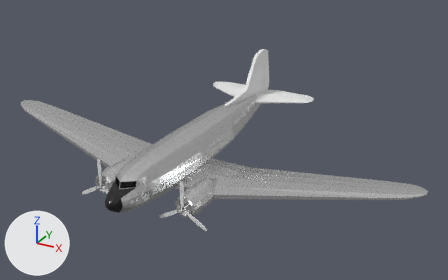
A saved change to the Blender file dc3.blend.
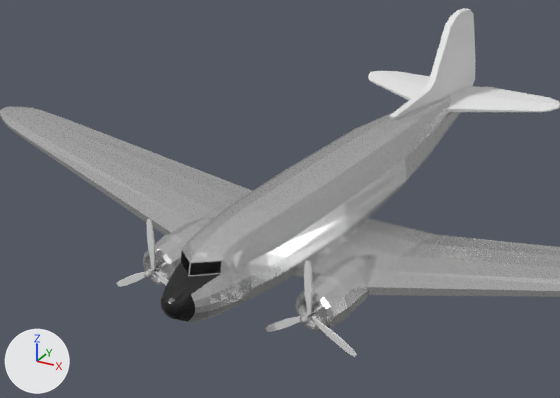
There are two pictures of each version: one whole from a 50 mm camera at (21.7, -31.9, 18.7) aimed at (1.4, 5.1, 0.2), one close up on the part from 5% to 70% of the width and 16% to 90% of the height. The axes (+X, +Y, +Z) are drawn at lower left. The lights are the same throughout.

The scene before the commit, as lines of its bpy script (objects in view):
```python
ob_cube = bpy.data.objects.new('Cube', me_cube_004)
ob_cube.location = (3.21, -3.54, -0.86)
ob_cube.scale = (0.182, 0.481, 1.0)
ob_cube_001 = bpy.data.objects.new('Cube.001', me_cube_004)
ob_cube_001.location = (3.21, -3.54, -0.86)
ob_cube_001.rotation_euler = (0.0, -2.101, 0.0)  # degrees (0, -120, 0)
ob_cube_001.scale = (0.182, 0.481, 1.0)
ob_cube_002 = bpy.data.objects.new('Cube.002', me_cube_004)
ob_cube_002.location = (3.21, -3.54, -0.86)
ob_cube_002.rotation_euler = (0.0, -4.191, 0.0)  # degrees (0, -240, 0)
ob_cube_002.scale = (0.182, 0.481, 1.0)
ob_cylinder = bpy.data.objects.new('Cylinder', me_cylinder_003)
ob_cylinder.location = (0.0, 0.0, 0.0)
ob_cylinder.rotation_euler = (1.571, 0.0, 0.0)  # degrees (90, 0, 0)
ob_elevator = bpy.data.objects.new('Elevator', me_cube_002)
ob_elevator.location = (0.0, 12.88, 0.0)
ob_fuselage = bpy.data.objects.new('Fuselage', me_cylinder_001)
ob_fuselage.location = (0.0, -5.84, 0.0)
ob_wings = bpy.data.objects.new('Wings', me_cube)
ob_wings.location = (0.0, 0.0, 0.0)
# also in view: 'Tail' at (0.0, 11.8, 2.6)
```
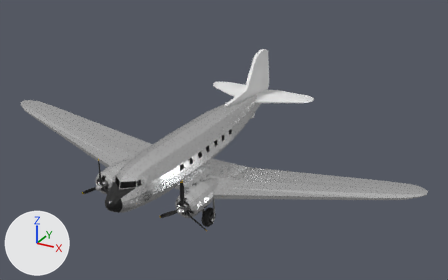
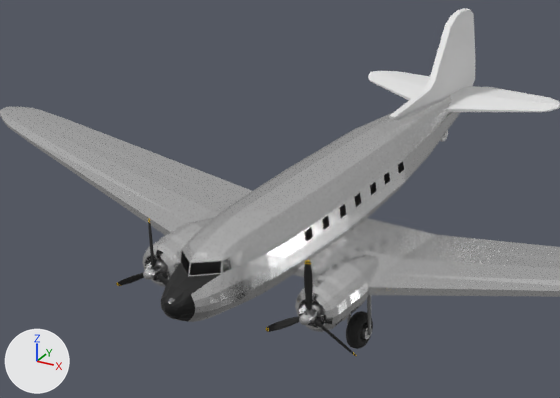
Commit message: Continue modeling

Edits to the bpy script that builds the scene:
```text
Change me_cylinder_001:
    remove me_cylinder_001.from_pydata(...)  # 196 vertices, 170 faces; spans x 0.0..1.5, y -0.9..21.0, z -1.5..1.8
    add me_cylinder_001.from_pydata(...)  # 392 vertices, 354 faces; spans x 0.0..1.5, y -0.9..21.0, z -1.5..1.8
    me_cylinder_001 part 1: 18 vertices moved from x 0.0..1.5, y 7.5..12.3, z -1.5..1.8 to x 0.0..1.5, y 4.9..12.2, z -1.4..1.8; 4 vertices removed from x 1.4..1.5, y 7.5..12.3, z 0.2..0.7; 192 vertices added at x 0.0..1.5, y 4.9..12.2, z -1.5..1.8
    me_cylinder_001 part 2: 13 vertices moved from x 0.0..1.1, y 1.2..1.5, z -1.1..1.6 to x 0.0..1.2, y 1.1..1.6, z -1.1..1.6; 8 vertices added at x 0.8..0.9, y 0.9..1.3, z 0.7..1.1
Change me_cube:
    where me_cube.from_pydata(...)  # 90 vertices, 84 faces; spans x 0.0..16.6, y -1.2..3.8, z -1.4..0.8
    me_cube part 3: all 12 vertices in x 0.0..4.1, y -0.2..2.5, z -0.7..-0.5 are moved by (0.0, 0.0, -0.1)
Change me_cube_004:
    used by ob_cube; location = (3.21, -3.54, -0.86); scale = (0.182, 0.481, 1.0)
    remove me_cube_004.from_pydata(...)  # 24 vertices, 17 faces; spans x 0.0..0.74, y -0.07..0.07, z 0.0..2.0
    add me_cube_004.from_pydata(...)  # 48 vertices, 39 faces; spans x 0.0..0.74, y -0.14..0.14, z 0.18..2.03
    me_cube_004 part 4: 24 vertices removed from x 0.0..0.74, y -0.07..0.07, z 0.0..2.0; 48 vertices added at x 0.0..0.74, y -0.14..0.14, z 0.18..2.03
    add me_cube_004.materials.append(mat_matte_black)  # black #1d1d1d
    add me_cube_004.materials.append(mat_yellow)  # yellow #e7ba11
Change ob_cylinder:
    add ob_cylinder.hide_set(True)
Change ob_cube:
    ob_cube.rotation_euler: (0.0, 0.0, 0.0) -> (0.0, 0.0, 0.524)  # degrees (0, 0, 0) -> degrees (0, 0, 30)
Change ob_cube_001:
    ob_cube_001.rotation_euler: (0.0, -2.101, 0.0) -> (0.706, -2.298, -0.851)  # degrees (0, -120, 0) -> degrees (40, -132, -49)
Change ob_cube_002:
    ob_cube_002.rotation_euler: (0.0, -4.191, 0.0) -> (-0.716, -3.991, -0.859)  # degrees (0, -240, 0) -> degrees (-41, -229, -49)
Add ob_torus_002:
    ob_torus_002 = bpy.data.objects.new('Torus.002', me_torus_002)  # a torus around z (ring radius 0.245, tube radius 0.105) spanning x -0.35..0.35, y -0.35..0.35, z -0.105..0.105
    ob_torus_002.location = (0.0, 12.71, -0.67)
    ob_torus_002.rotation_euler = (0.0, 1.571, 0.0)  # degrees (0, 90, 0)
Add ob_cylinder_003:
    ob_cylinder_003 = bpy.data.objects.new('Cylinder.003', me_cylinder_012)  # 32 vertices, 18 faces; spans x -0.48..-0.34, y -0.07..0.07, z -0.02..1.77; in mat_grey_metal (grey #999999); modifiers MIRROR, MIRROR
    ob_cylinder_003.location = (3.23, -0.38, -3.03)
Add ob_torus_001:
    ob_torus_001 = bpy.data.objects.new('Torus.001', me_torus_001)  # 432 vertices, 434 faces; spans x -0.67..0.67, y -0.67..0.67, z -0.269..0.298; in mat_matte_black (black #1d1d1d), mat_grey_metal (grey #999999); modifiers MIRROR
    ob_torus_001.location = (3.23, -0.38, -3.03)
    ob_torus_001.rotation_euler = (0.0, 1.571, 0.0)  # degrees (0, 90, 0)
    ob_torus_001.scale = (1.0, 1.0, 1.21)
Add ob_engine_b_006:
    ob_engine_b_006 = bpy.data.objects.new('Engine B.006', me_cylinder_008)  # 32 vertices, 18 faces; spans x -0.05..0.05, y 0.318..0.738, z -0.013..0.013; in mat_chrome (white #e7e7e7); modifiers MIRROR
    ob_engine_b_006.location = (3.21, -2.98, -0.85)
    ob_engine_b_006.rotation_euler = (1.571, 3.534, 0.0)  # degrees (90, 202, 0)
    ob_engine_b_006.scale = (0.816, 0.816, 0.816)
Add ob_engine_b_005:
    ob_engine_b_005 = bpy.data.objects.new('Engine B.005', me_cylinder_008)  # 32 vertices, 18 faces; spans x -0.05..0.05, y 0.318..0.738, z -0.013..0.013; in mat_chrome (white #e7e7e7); modifiers MIRROR
    ob_engine_b_005.location = (3.21, -2.98, -0.85)
    ob_engine_b_005.rotation_euler = (1.571, 2.749, 0.0)  # degrees (90, 158, 0)
    ob_engine_b_005.scale = (0.816, 0.816, 0.816)
Add ob_engine_b_003:
    ob_engine_b_003 = bpy.data.objects.new('Engine B.003', me_cylinder_008)  # 32 vertices, 18 faces; spans x -0.05..0.05, y 0.318..0.738, z -0.013..0.013; in mat_chrome (white #e7e7e7); modifiers MIRROR
    ob_engine_b_003.location = (3.21, -2.98, -0.85)
    ob_engine_b_003.rotation_euler = (1.571, 1.178, 0.0)  # degrees (90, 67, 0)
    ob_engine_b_003.scale = (0.816, 0.816, 0.816)
Add ob_cylinder_001:
    ob_cylinder_001 = bpy.data.objects.new('Cylinder.001', me_cylinder_007)  # 128 vertices, 72 faces; spans x -0.123..0.123, y -0.1..0.115, z -0.122..0.122; in mat_grey_metal (grey #999999)
    ob_cylinder_001.location = (3.21, -3.55, -0.85)
    ob_cylinder_001.rotation_euler = (1.571, 0.0, 0.0)  # degrees (90, 0, 0)
    ob_cylinder_001.scale = (2.07, 2.07, 1.14)
Add ob_engine_b:
    ob_engine_b = bpy.data.objects.new('Engine B', me_cylinder_006)  # 384 vertices, 370 faces; spans x -1.07..1.07, y -1.07..1.07, z -3.93..1.97; in mat_chrome (white #e7e7e7), mat_grey_metal (grey #999999), mat_matte_black (black #1d1d1d); modifiers MIRROR
    ob_engine_b.location = (3.21, -2.38, -0.85)
    ob_engine_b.rotation_euler = (1.571, 0.0, 0.0)  # degrees (90, 0, 0)
    ob_engine_b.scale = (0.816, 0.816, 0.816)
```

Boxes [x1, y1, x2, y2] around the edits, measured in the close-ups (560 x 398 px; the box of a moved part takes in the faces that stretch with it):
'Engine B', added: after [143, 218, 378, 332]
'Cylinder', hidden: before [143, 217, 376, 331]
'Torus.001', added (black): after [346, 311, 373, 349]
'Cube', reshaped, turned: before [147, 219, 313, 315]; after [148, 218, 313, 310]
'Cube.002', reshaped, turned: before [117, 272, 357, 357]; after [116, 272, 357, 356]
'Cube.001', reshaped, turned: before [155, 271, 303, 332]; after [156, 273, 300, 332]
'Cylinder.003', added: after [347, 295, 371, 334]
'Cylinder.001', added: after [302, 308, 317, 323]
'Torus.002', added: after [440, 130, 448, 142]
'Engine B.005', added: after [160, 272, 325, 322]
part 1 of me_cylinder_001, built on: [229, 109, 434, 283] in both
part 2 of me_cylinder_001, moved or reshaped: before [185, 228, 252, 312]; after [181, 228, 252, 312]
part 3 of me_cube, moved or reshaped: [147, 216, 540, 287] in both
part 4 of me_cube_004, moved or reshaped: before [117, 219, 357, 357]; after [116, 218, 357, 356]
